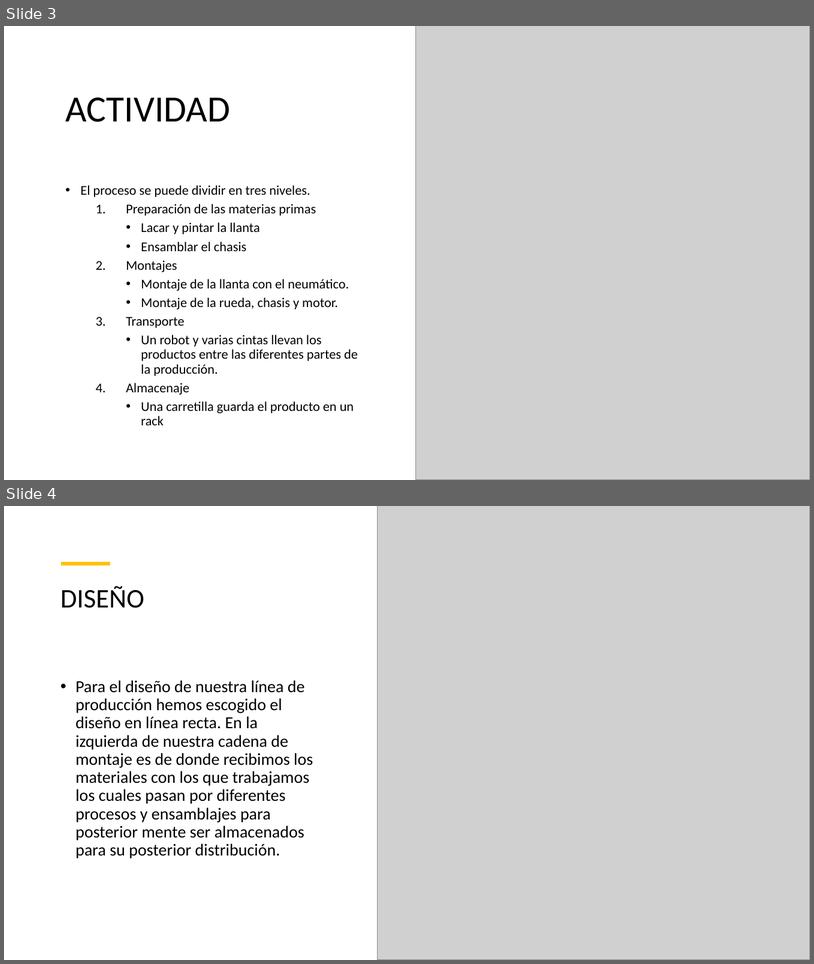
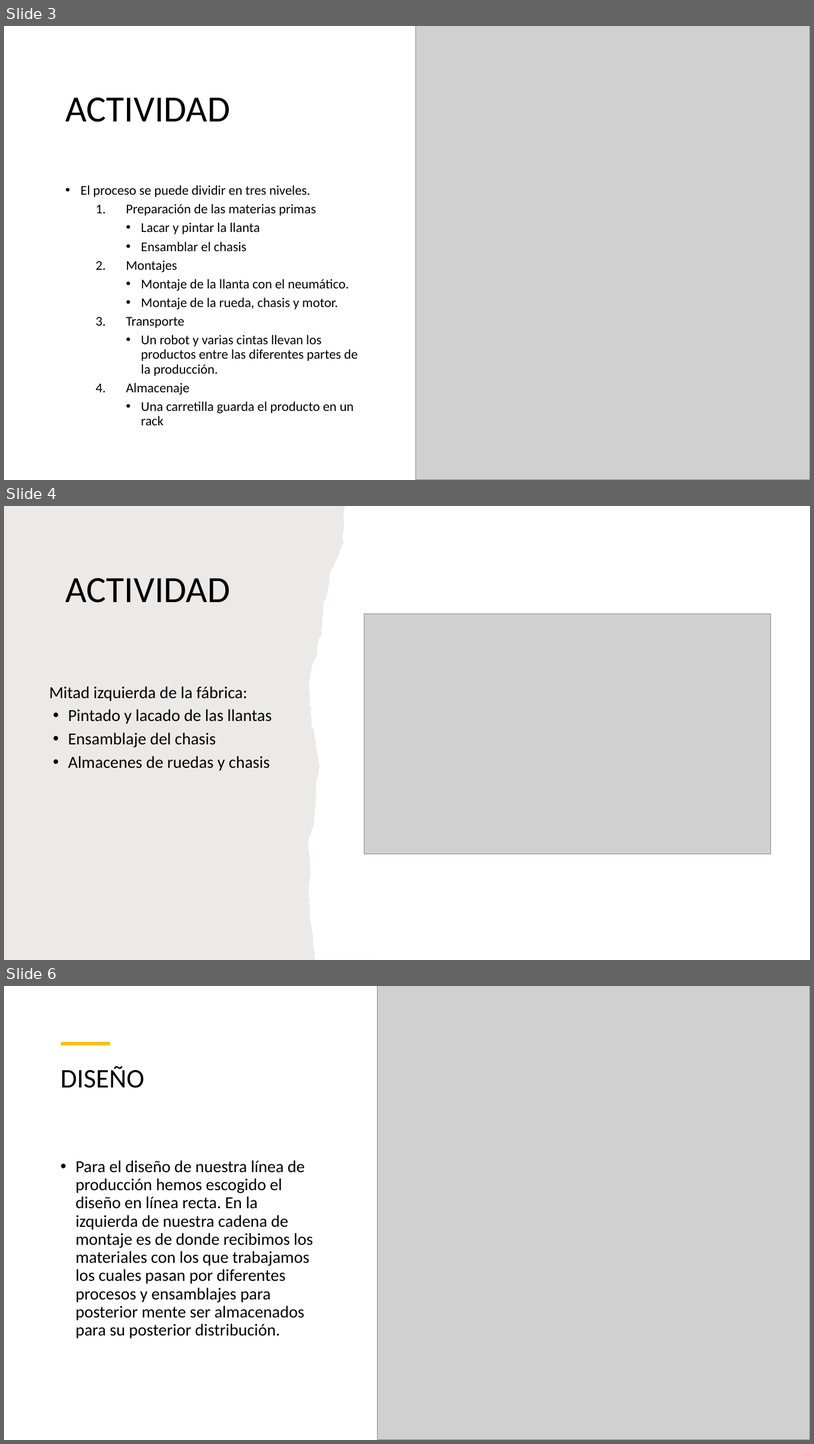
Before and after one commit to Xabierland/OP, a slide deck: PROYECTO/Trabajo.pptx. Shown one above the other, each under a label of ours: slides 3 and 4 before the commit, slides 3, 4 and 6 after it; the slides between them are not shown. The pictures are 814x964 and 814x1444 pixels, drawn with LibreOffice and Linux fonts; fonts in the diff are those of the drawing; grey boxes stand for pictures. Boxes give left, top, right and bottom in pixels: in the first picture for what was removed or moved away, otherwise in the second. Text is boxed around its words. In the diff, an @@ line names an element or a change of style, - is before the commit and + after.

```diff
--- a/PROYECTO/Trabajo.pptx
+++ b/PROYECTO/Trabajo.pptx
@@ slide 4 added at bbox=[4, 506, 810, 960], background #FFFFFF @@
@@ freeform shape added at bbox=[4, 506, 378, 960], fill #82766A at 15% opacity @@
@@ title added at bbox=[65, 578, 230, 603], 44 pt, text #000000 @@
+ACTIVIDAD
@@ picture added at bbox=[365, 613, 771, 854] @@
@@ text added at bbox=[49, 686, 272, 771], 20 pt, text #000000 @@
+Mitad izquierda de la fábrica:
+• Pintado y lacado de las llantas
+• Ensamblaje del chasis
+• Almacenes de ruedas y chasis
@@ what was slide 4 is now slide 6 @@
```
Also in this commit, not shown: 1 slide changed, 1 other slide added, 1 other file.
